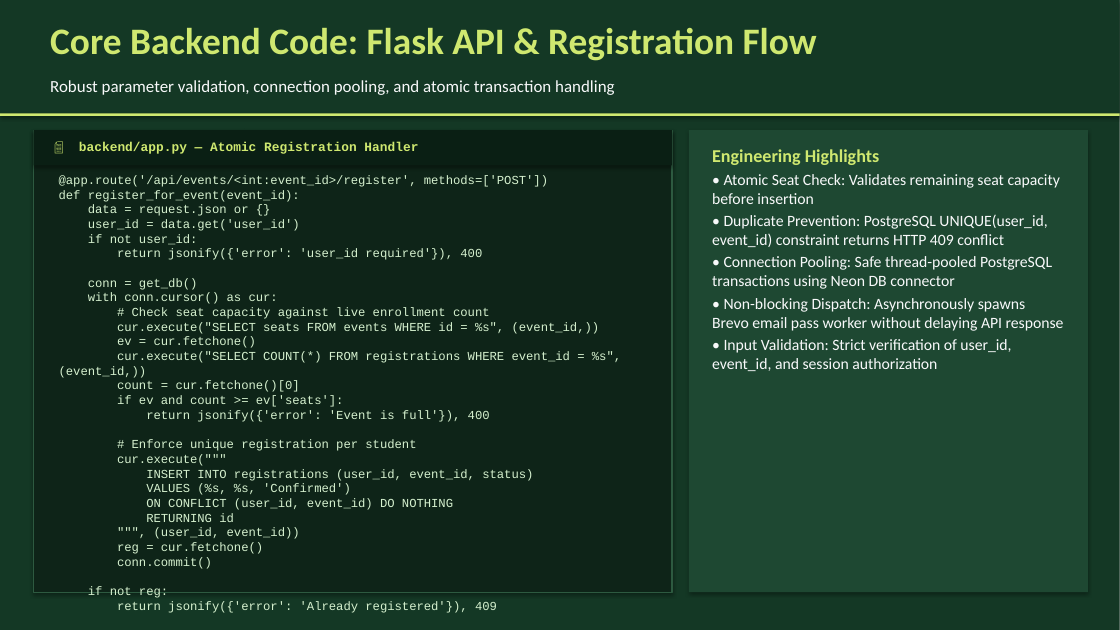
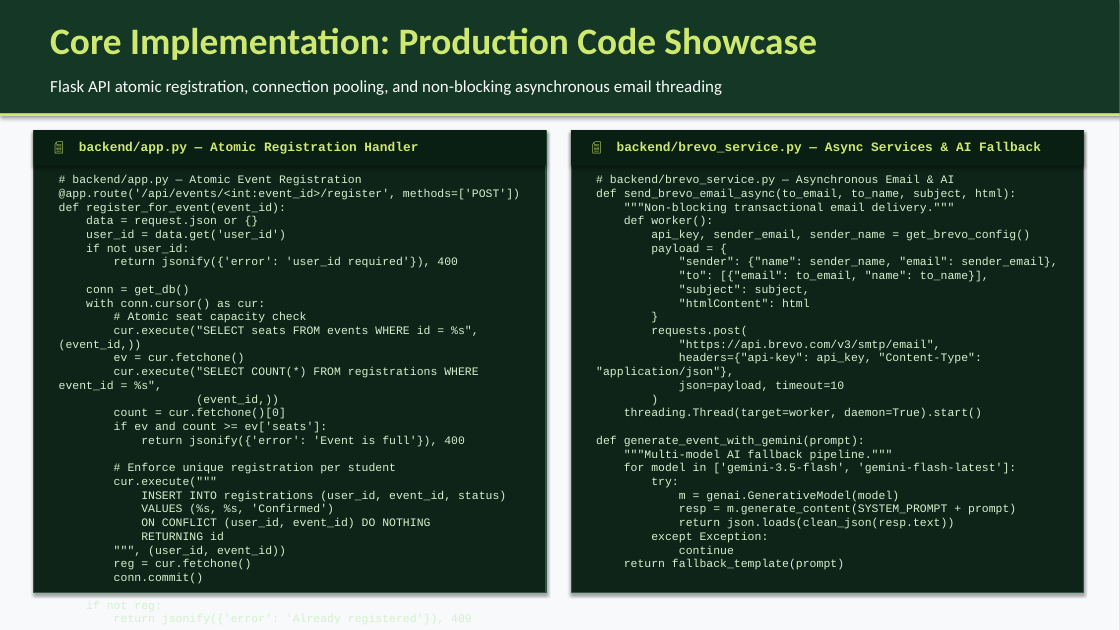
Before and after one commit to Abhi7Prajapathi/Events, a slide deck: slide 6 of CampusCircle_Presentation.pptx (slide 7 before the commit). Drawn at 1120x630 pixels with LibreOffice and Linux fonts; fonts in the diff are those of the drawing. Boxes give left, top, right and bottom in pixels: in the first picture for what was removed or moved away, otherwise in the second. Text is boxed around its words. In the diff, an @@ line names an element or a change of style, - is before the commit and + after.

Commit message:
docs: condense presentation into crisp 9-slide conference deck

```diff
--- a/CampusCircle_Presentation.pptx
+++ b/CampusCircle_Presentation.pptx
@@ rectangle at [0, 0, 1120, 630]: fill #143825 to #F8F9FA @@
@@ text at [50, 28, 817, 60]: text changed @@
-Core Backend Code: Flask API & Registration Flow
+Core Implementation: Production Code Showcase
@@ text at [50, 80, 722, 95]: text changed @@
-Robust parameter validation, connection pooling, and atomic transaction handling
+Flask API atomic registration, connection pooling, and non-blocking asynchronous email threading
@@ rectangle: place and size @@
-rectangle at [34, 130, 672, 592]
+rectangle at [34, 130, 546, 592]
@@ rectangle: place and size @@
-rectangle at [34, 130, 672, 166]
+rectangle at [34, 130, 546, 166]
@@ rectangle: place and size @@
-rectangle at [689, 130, 1088, 592]
+rectangle at [571, 130, 1084, 592]
@@ rectangle at [571, 130, 1084, 592]: fill #1E4832 to #0E2418; outline none to #2D5A40 1 pt @@
@@ rectangle added at [571, 130, 1084, 166], fill #0A1F14 @@
@@ text added at [617, 142, 1041, 154], 11 pt, text #CFE870, bold @@
+📄 backend/brevo_service.py — Async Services & AI Fallback
@@ text removed at [712, 149, 1064, 371] @@
-Engineering Highlights
-• Atomic Seat Check: Validates remaining seat capacity before insertion
-• Duplicate Prevention: PostgreSQL UNIQUE(user_id, event_id) constraint returns HTTP 409 conflict
-• Connection Pooling: Safe thread-pooled PostgreSQL transactions using Neon DB connector
-• Non-blocking Dispatch: Asynchronously spawns Brevo email pass worker without delaying API response
-• Input Validation: Strict verification of user_id, event_id, and session authorization
@@ text at [59, 175, 520, 584]: text changed; size 10.5 to 9.8 pt @@
-@app.route('/api/events/<int:event_id>/register', methods=['POST'])
-def register_for_event(event_id):
-data = request.json or {}
-user_id = data.get('user_id')
-if not user_id:
-return jsonify({'error': 'user_id required'}), 400
-conn = get_db()
-with conn.cursor() as cur:
-# Check seat capacity against live enrollment count
-cur.execute("SELECT seats FROM events WHERE id = %s", (event_id,))
-ev = cur.fetchone()
-cur.execute("SELECT COUNT(*) FROM registrations WHERE event_id = %s", (event_id,))
-count = cur.fetchone()[0]
-if ev and count >= ev['seats']:
-return jsonify({'error': 'Event is full'}), 400
-# Enforce unique registration per student
-cur.execute("""
-INSERT INTO registrations (user_id, event_id, status)
-VALUES (%s, %s, 'Confirmed')
-ON CONFLICT (user_id, event_id) DO NOTHING
-RETURNING id
-""", (user_id, event_id))
-reg = cur.fetchone()
-conn.commit()
-if not reg:
-return jsonify({'error': 'Already registered'}), 409
-# Trigger asynchronous transactional email ticket dispatch
-trigger_confirmation_email(user_id, event_id)
-return jsonify({'message': 'Registration confirmed', 'id': reg['id']})
+# backend/app.py — Atomic Event Registration
+@app.route('/api/events/<int:event_id>/register', methods=['POST'])
+def register_for_event(event_id):
+data = request.json or {}
+user_id = data.get('user_id')
+if not user_id:
+return jsonify({'error': 'user_id required'}), 400
+conn = get_db()
+with conn.cursor() as cur:
+# Atomic seat capacity check
+cur.execute("SELECT seats FROM events WHERE id = %s", (event_id,))
+ev = cur.fetchone()
+cur.execute("SELECT COUNT(*) FROM registrations WHERE event_id = %s",
+(event_id,))
+count = cur.fetchone()[0]
+if ev and count >= ev['seats']:
+return jsonify({'error': 'Event is full'}), 400
+# Enforce unique registration per student
+cur.execute("""
+INSERT INTO registrations (user_id, event_id, status)
+VALUES (%s, %s, 'Confirmed')
+ON CONFLICT (user_id, event_id) DO NOTHING
+RETURNING id
+""", (user_id, event_id))
+reg = cur.fetchone()
+conn.commit()
+if not reg:
+return jsonify({'error': 'Already registered'}), 409
+# Trigger asynchronous Brevo email pass
+trigger_confirmation_email(user_id, event_id)
+return jsonify({'message': 'Registration confirmed', 'id': reg['id']})
@@ text added at [596, 175, 1057, 570], 9.8 pt, text #D5F0CE @@
+# backend/brevo_service.py — Asynchronous Email & AI
+def send_brevo_email_async(to_email, to_name, subject, html):
+"""Non-blocking transactional email delivery."""
+def worker():
+api_key, sender_email, sender_name = get_brevo_config()
+payload = {
+"sender": {"name": sender_name, "email": sender_email},
+"to": [{"email": to_email, "name": to_name}],
+"subject": subject,
+"htmlContent": html
+}
+requests.post(
+"https://api.brevo.com/v3/smtp/email",
+headers={"api-key": api_key, "Content-Type": "application/json"},
+json=payload, timeout=10
+)
+threading.Thread(target=worker, daemon=True).start()
+def generate_event_with_gemini(prompt):
+"""Multi-model AI fallback pipeline."""
+for model in ['gemini-3.5-flash', 'gemini-flash-latest']:
+try:
+m = genai.GenerativeModel(model)
+resp = m.generate_content(SYSTEM_PROMPT + prompt)
+return json.loads(clean_json(resp.text))
+except Exception:
+continue
+return fallback_template(prompt)
```
Also in this commit, not shown: 2 other slides changed, 5 slides added, 12 slides removed, 1 other file.
